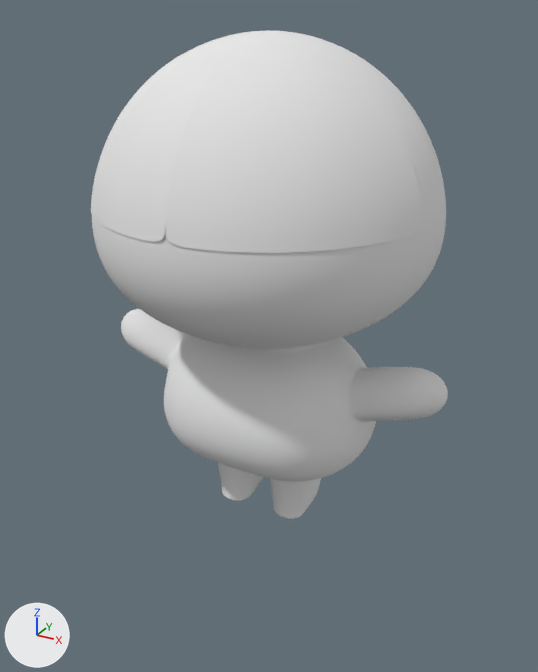
The Blender file Assets/3D Models/a_dude/TamagotchiJiggle5.blend: old version first, new version second.
Before and after are seen from a 50 mm camera at (2.75, -4.99, 4.1) aimed at (0.17, -0.3, 1.75). Lighting does not change. The marker at lower left points along +X, +Y and +Z.

The first picture shows 'Body'.
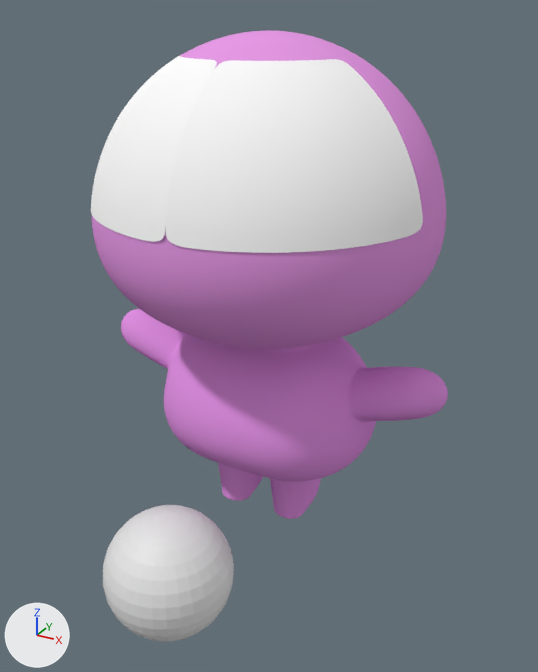
The edits, one by one:
Material 'Eye.L' (mat_eye_l) changes colour from white #e7e7e7 to white #ffffff; in linear values from (0.8, 0.8, 0.8) to (1.0, 0.997, 1.0).
Material 'Eye.R' (mat_eye_r) changes colour from white #e7e7e7 to white #ffffff; in linear values from (0.8, 0.8, 0.8) to (1.0, 1.0, 1.0).
Material 'Head' (mat_head) changes colour from white #e7e7e7 to pink #e79ae6; in linear values from (0.8, 0.8, 0.8) to (0.8, 0.322, 0.788).
Material 'Body' (mat_body) changes colour from white #e7e7e7 to pink #e694e7; in linear values from (0.8, 0.8, 0.8) to (0.789, 0.298, 0.8).
Mesh me_sphere_001 is new.
It is a UV sphere (32 segments, 16 rings, poles along z) spanning x -1.0..1.0, y -1.0..1.0, z -1.0..1.0.
Object 'Sphere' (ob_sphere) is new; it shows me_sphere_001.
Its location is (0.0, -1.529, 0.289).
Its scale is (0.481, 0.481, 0.481).

What differs and where, as boxes (x1, y1, x2, y2) in the pictures (538 x 672 px):
'Body', recoloured
    both: (91, 30, 448, 519)
'Sphere', added
    after: (103, 505, 234, 642)
